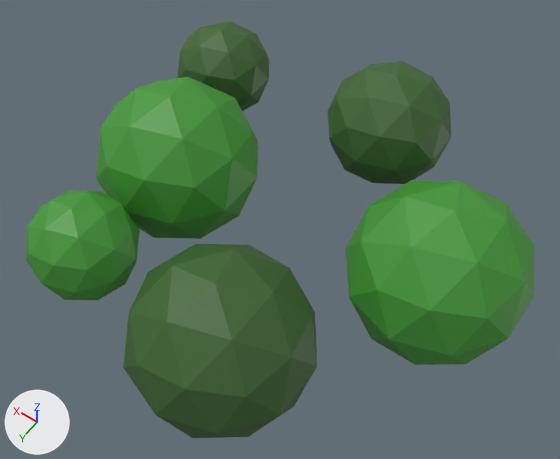
Before and after pictures for a commit that changed the glTF model assets/models/tree_1.glb.
Rendered twice from a 50 mm camera at (-14.03, 7.42, 18.33) aimed at (-8.92, 0.26, 7.09). The axes (+X, +Y, +Z) are drawn at lower left. The lights are the same throughout. The picture after the commit comes second. Where no turn or scale is listed for an object, it has been applied to the vertices.
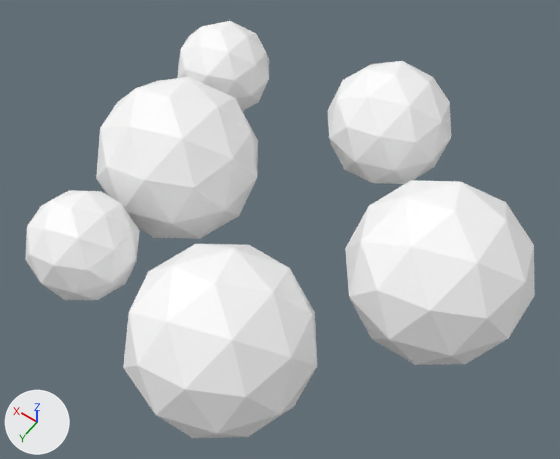
Boxes (x1, y1, x2, y2) around the edits, measured in the pictures (560 x 459 px):
'Icosphere.004', recoloured (dark green to white)
    both: (123, 244, 317, 438)
'Icosphere.005', recoloured (green to white)
    both: (345, 180, 535, 365)
'Icosphere', recoloured (green to white)
    both: (96, 77, 258, 239)
'Icosphere.003', recoloured (dark green to white)
    both: (328, 61, 451, 184)
'Icosphere.001', recoloured (green to white)
    both: (25, 190, 140, 300)
'Icosphere.002', recoloured (dark green to white)
    both: (177, 21, 269, 111)

The edits, one by one:
Material 'Material.004' (mat_material_004) changes colour from green #439836 to white #ffffff; in linear values from (0.0561, 0.314, 0.0369) to (1.0, 1.0, 1.0).
Material 'Material.006' (mat_material_006) changes colour from green #439836 to white #ffffff; in linear values from (0.0561, 0.314, 0.0369) to (1.0, 1.0, 1.0).
Material 'Material.003' (mat_material_003) changes colour from dark green #3d662f to white #ffffff; in linear values from (0.0467, 0.133, 0.0284) to (1.0, 1.0, 1.0).
Material 'Material.005' (mat_material_005) changes colour from dark green #3d662f to white #ffffff; in linear values from (0.0467, 0.133, 0.0284) to (1.0, 1.0, 1.0).
Material 'Material.002' (mat_material_002) changes colour from dark green #3d662f to white #ffffff; in linear values from (0.0462, 0.132, 0.0285) to (1.0, 1.0, 1.0).
Material 'Material.001' (mat_material_001) changes colour from green #439836 to white #ffffff; in linear values from (0.0561, 0.314, 0.0369) to (1.0, 1.0, 1.0).
